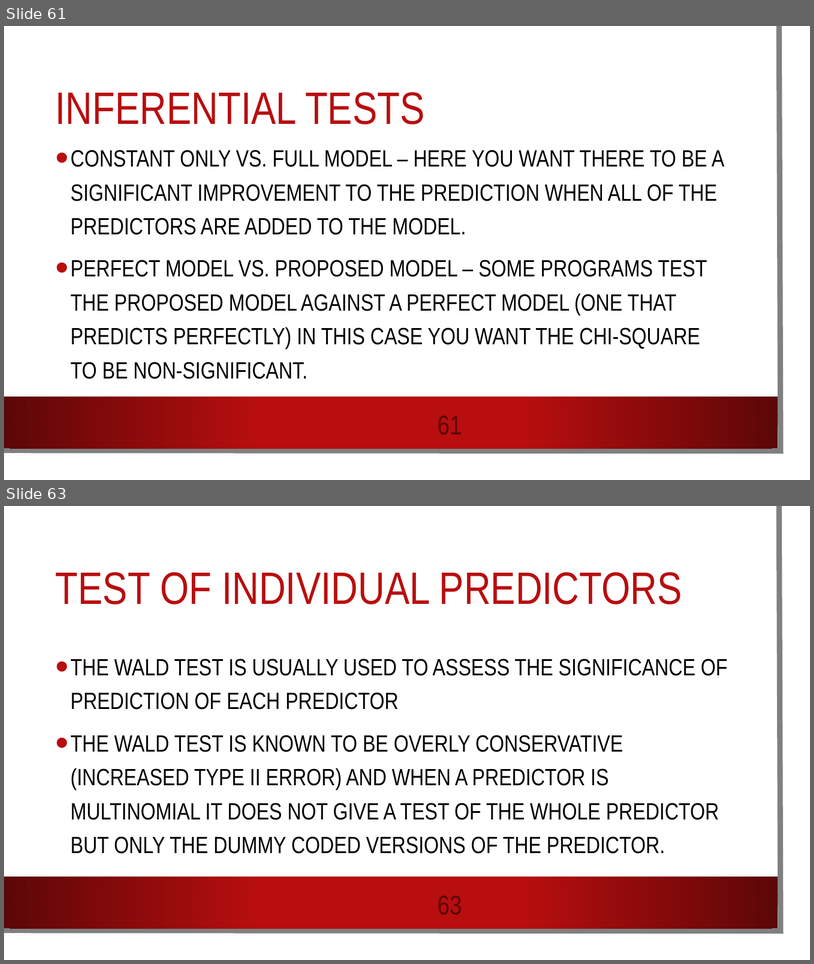
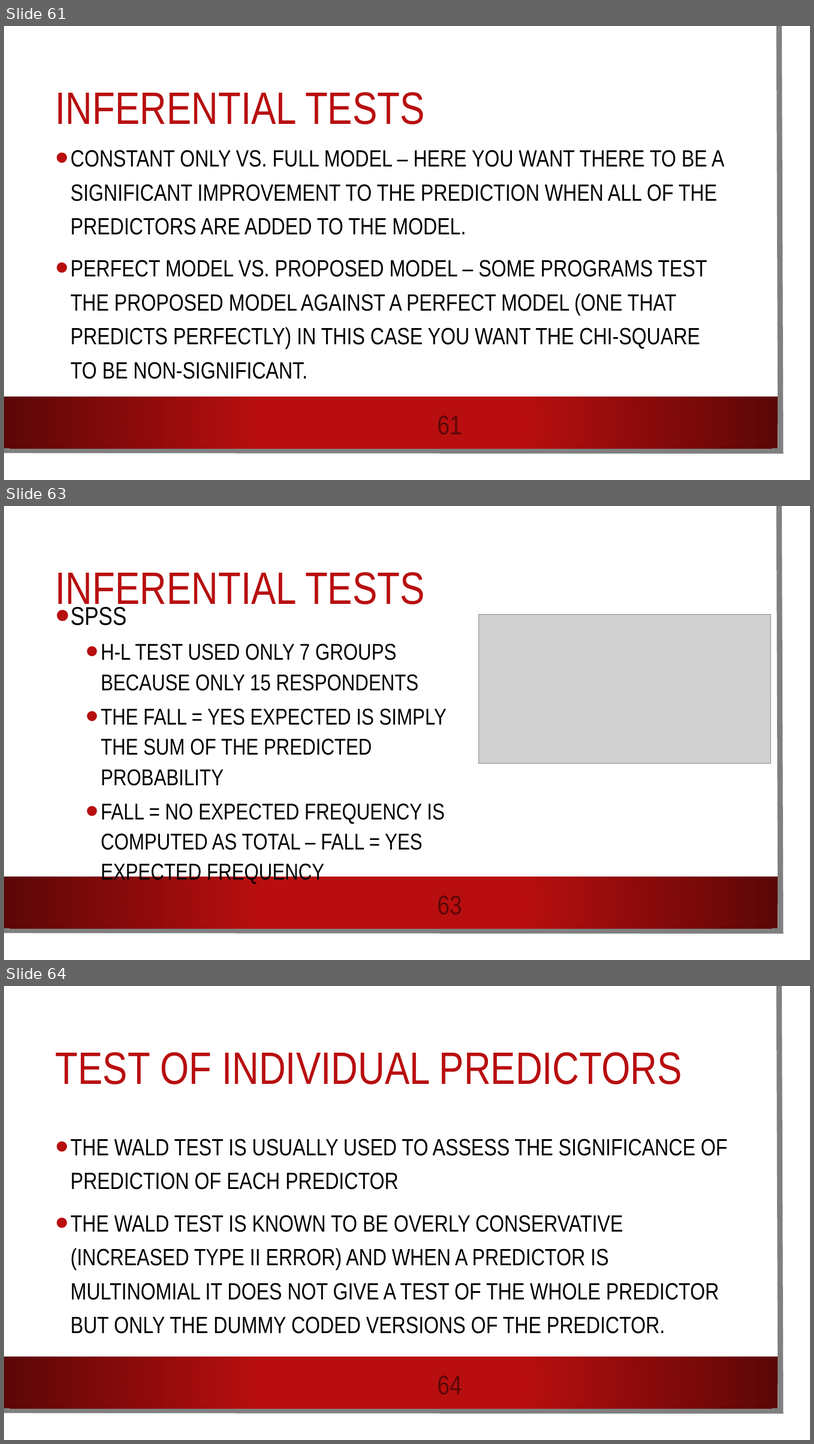
Before and after one commit to AndrewAinsworth/psy524, a slide deck: Slides/Psy524-11-Logistic Regression.pptx. Shown one above the other, each under a label of ours: slides 61 and 63 before the commit, slides 61, 63 and 64 after it; the slides between them are not shown. The pictures are 814x964 and 814x1444 pixels, drawn with LibreOffice and Linux fonts; fonts in the diff are those of the drawing; grey boxes stand for pictures; background and template pictures are left out. Boxes give left, top, right and bottom in pixels: in the first picture for what was removed or moved away, otherwise in the second. Text is boxed around its words. In the diff, an @@ line names an element or a change of style, - is before the commit and + after.

```diff
--- a/Slides/Psy524-11-Logistic Regression.pptx
+++ b/Slides/Psy524-11-Logistic Regression.pptx
@@ slide 63 added at box(4, 506, 810, 960), background picture (left out); not listed: 3 template elements that a slide beside it also shows @@
@@ title added at box(56, 572, 425, 613), 54 pt, text #B80E0F @@
+INFERENTIAL TESTS
@@ text added at box(71, 607, 447, 884), 27.2 pt, text #000000 @@
+• SPSS
+  • H-L TEST USED ONLY 7 GROUPS BECAUSE ONLY 15 RESPONDENTS
+  • THE FALL = YES EXPECTED IS SIMPLY THE SUM OF THE PREDICTED PROBABILITY
+  • FALL = NO EXPECTED FREQUENCY IS COMPUTED AS TOTAL – FALL = YES EXPECTED FREQUENCY
@@ picture added at box(479, 614, 771, 764) @@
@@ page number added at box(420, 887, 480, 921), 32 pt, text #5C0707 @@
+63
@@ what was slide 63 is now slide 64 @@
@@ page number at box(420, 1367, 480, 1401): text changed @@
-63
+64
```
Also in this commit, not shown: 1 slide changed, 1 other slide added, 1 slide removed.
